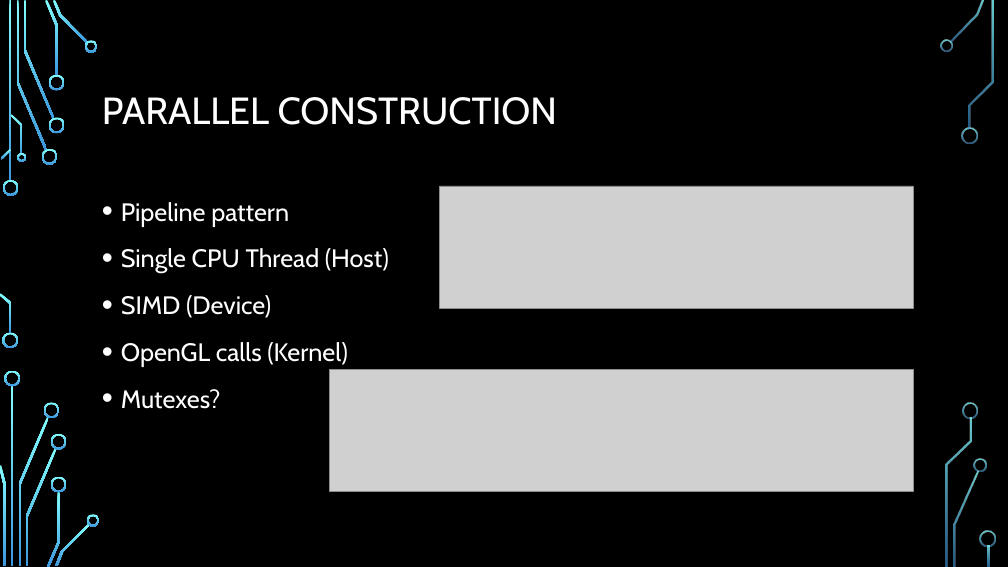
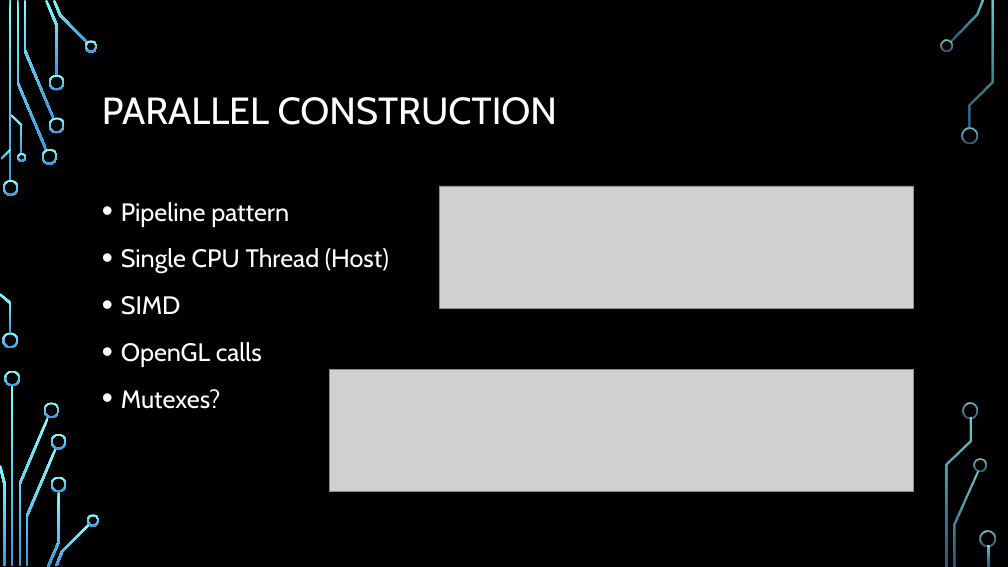
Before and after one commit to Shorte240/DSaA-Submission, a slide deck: slide 4 of CMP202 Assessment.pptx. Drawn at 1008x567 pixels with LibreOffice and Linux fonts; fonts in the diff are those of the drawing; grey boxes stand for pictures; background and template pictures are left out. Boxes give left, top, right and bottom in pixels: in the first picture for what was removed or moved away, otherwise in the second. Text is boxed around its words. In the diff, an @@ line names an element or a change of style, - is before the commit and + after.

```diff
--- a/CMP202 Assessment.pptx
+++ b/CMP202 Assessment.pptx
@@ text at bbox=[121, 296, 262, 367]: text changed @@
-• SIMD (Device)
-• OpenGL calls (Kernel)
+• SIMD
+• OpenGL calls
```
Also in this commit, not shown: 5 other slides changed, 1 slide added, 1 slide removed, 5 other files.
